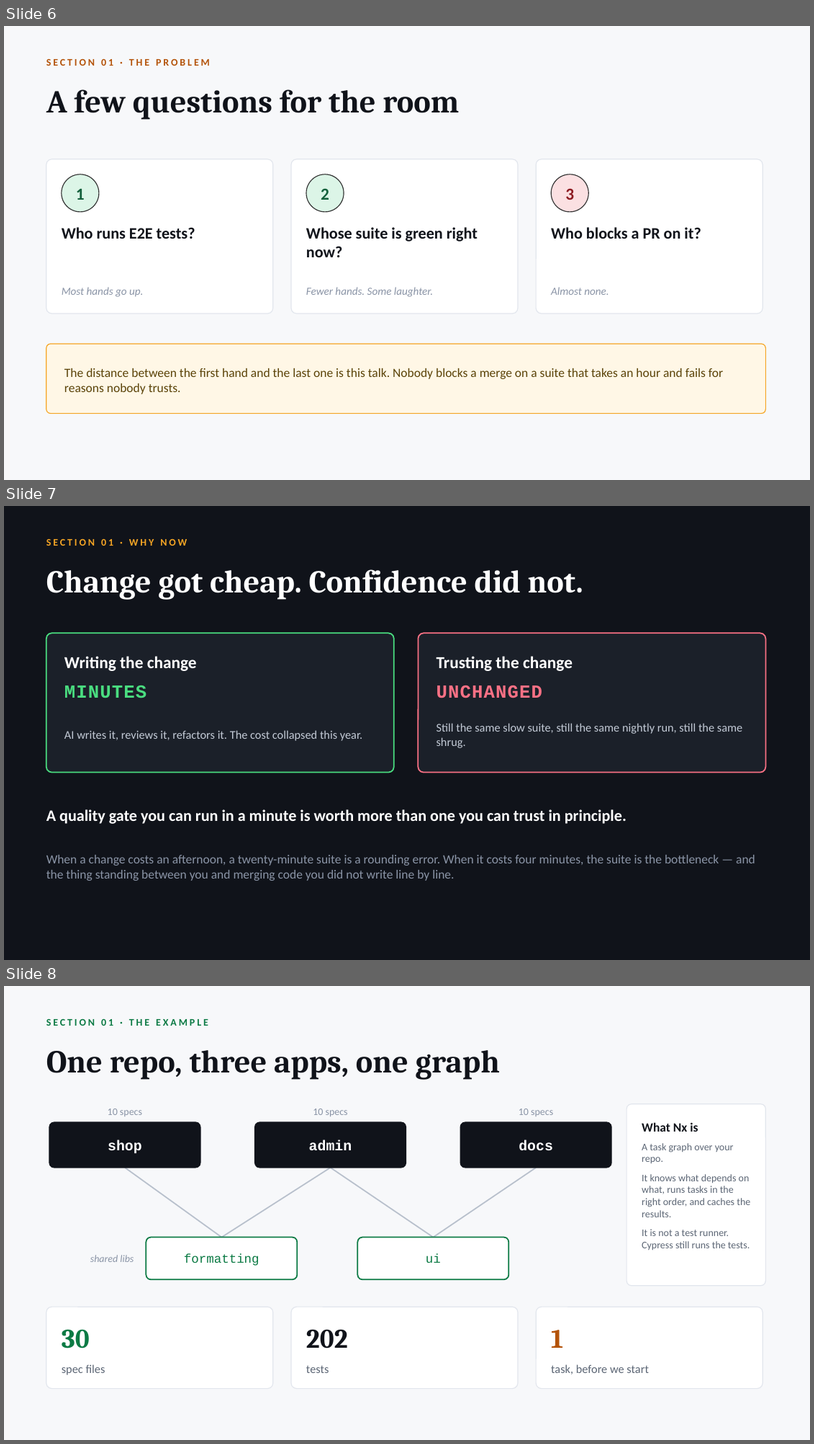
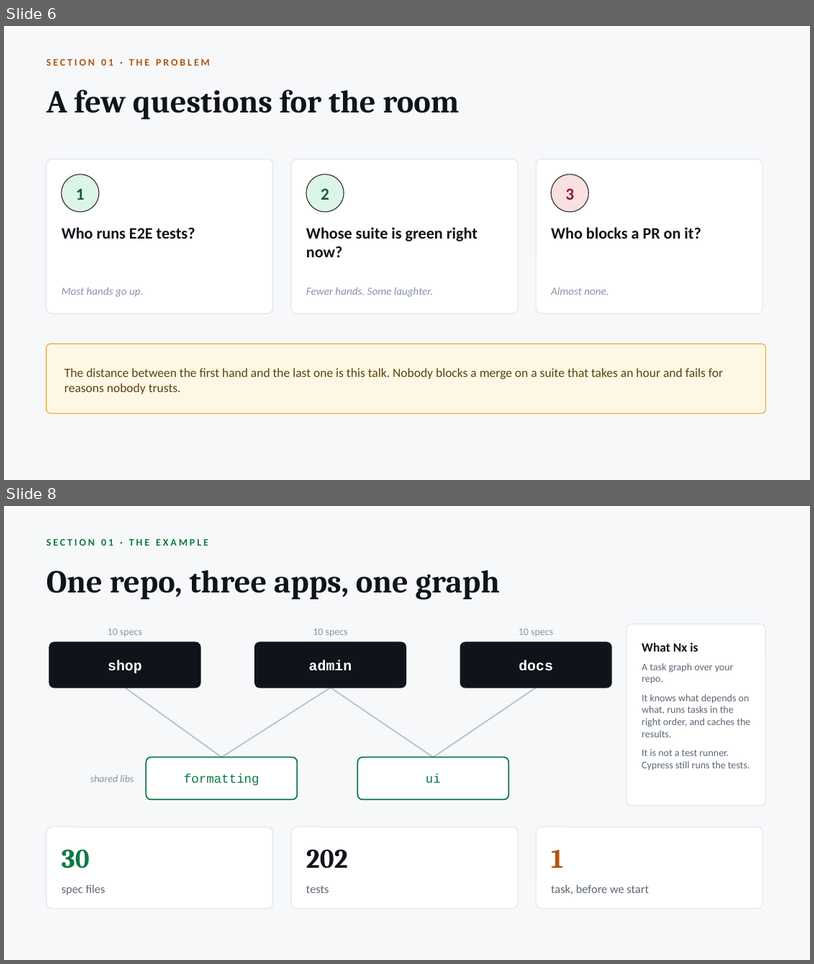
Before and after one commit to radzivil/nx-scaling-e2e-tests-with-atomizer, a slide deck: talk/Scaling-E2E-Tests-with-Nx.pptx. Shown one above the other, each under a label of ours: slides 6, 7 and 8 before the commit, slides 6 and 8 after it; the slides between them are not shown. The pictures are 814x1444 and 814x964 pixels, drawn with LibreOffice and Linux fonts; fonts in the diff are those of the drawing. Boxes give left, top, right and bottom in pixels: in the first picture for what was removed or moved away, otherwise in the second. Text is boxed around its words. In the diff, an @@ line names an element or a change of style, - is before the commit and + after.

```diff
--- a/talk/Scaling-E2E-Tests-with-Nx.pptx
+++ b/talk/Scaling-E2E-Tests-with-Nx.pptx
@@ slide 7 removed at bbox=[4, 506, 810, 960], background #10131A @@
@@ text removed at bbox=[46, 539, 187, 546] @@
-SECTION 01 · WHY NOW
@@ text removed at bbox=[46, 569, 584, 600] @@
-Change got cheap. Confidence did not.
@@ rounded rectangle removed at bbox=[46, 633, 394, 772] @@
@@ rounded rectangle removed at bbox=[419, 633, 766, 772] @@
@@ text removed at bbox=[64, 656, 197, 671] @@
-Writing the change
@@ text removed at bbox=[437, 656, 573, 671] @@
-Trusting the change
@@ text removed at bbox=[64, 685, 147, 698] @@
-MINUTES
@@ text removed at bbox=[437, 685, 543, 698] @@
-UNCHANGED
@@ text removed at bbox=[64, 730, 363, 741] @@
-AI writes it, reviews it, refactors it. The cost collapsed this year.
@@ text removed at bbox=[437, 723, 743, 748] @@
-Still the same slow suite, still the same nightly run, still the same shrug.
@@ text removed at bbox=[46, 809, 627, 824] @@
-A quality gate you can run in a minute is worth more than one you can trust in principle.
@@ text removed at bbox=[46, 854, 756, 880] @@
-When a change costs an afternoon, a twenty-minute suite is a rounding error. When it costs four minutes, the suite is the bottleneck — and the thing standing between you and merging code you did not write line by line.
```
Also in this commit, not shown: 1 slide added, 1 other file.
